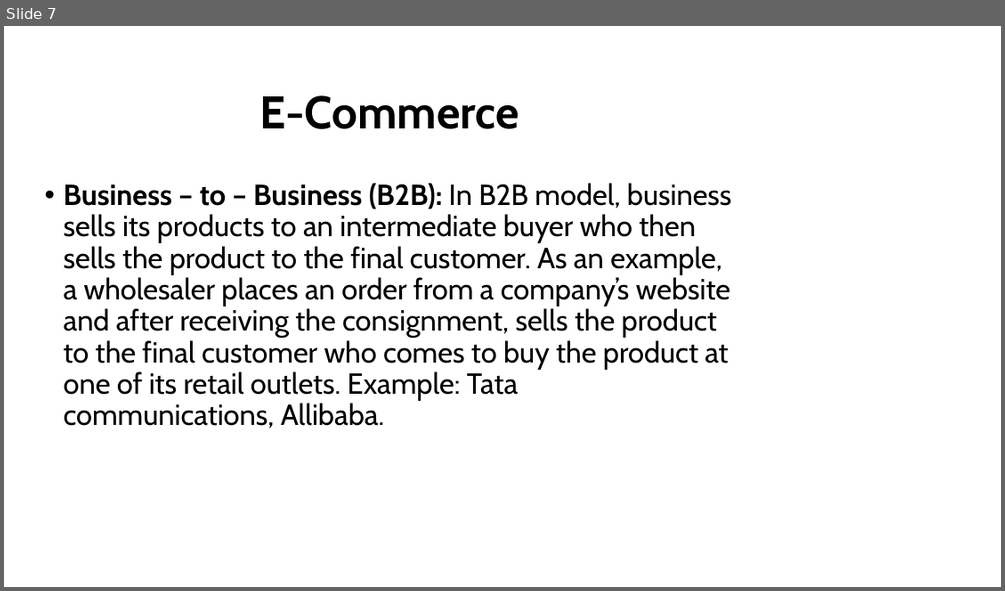
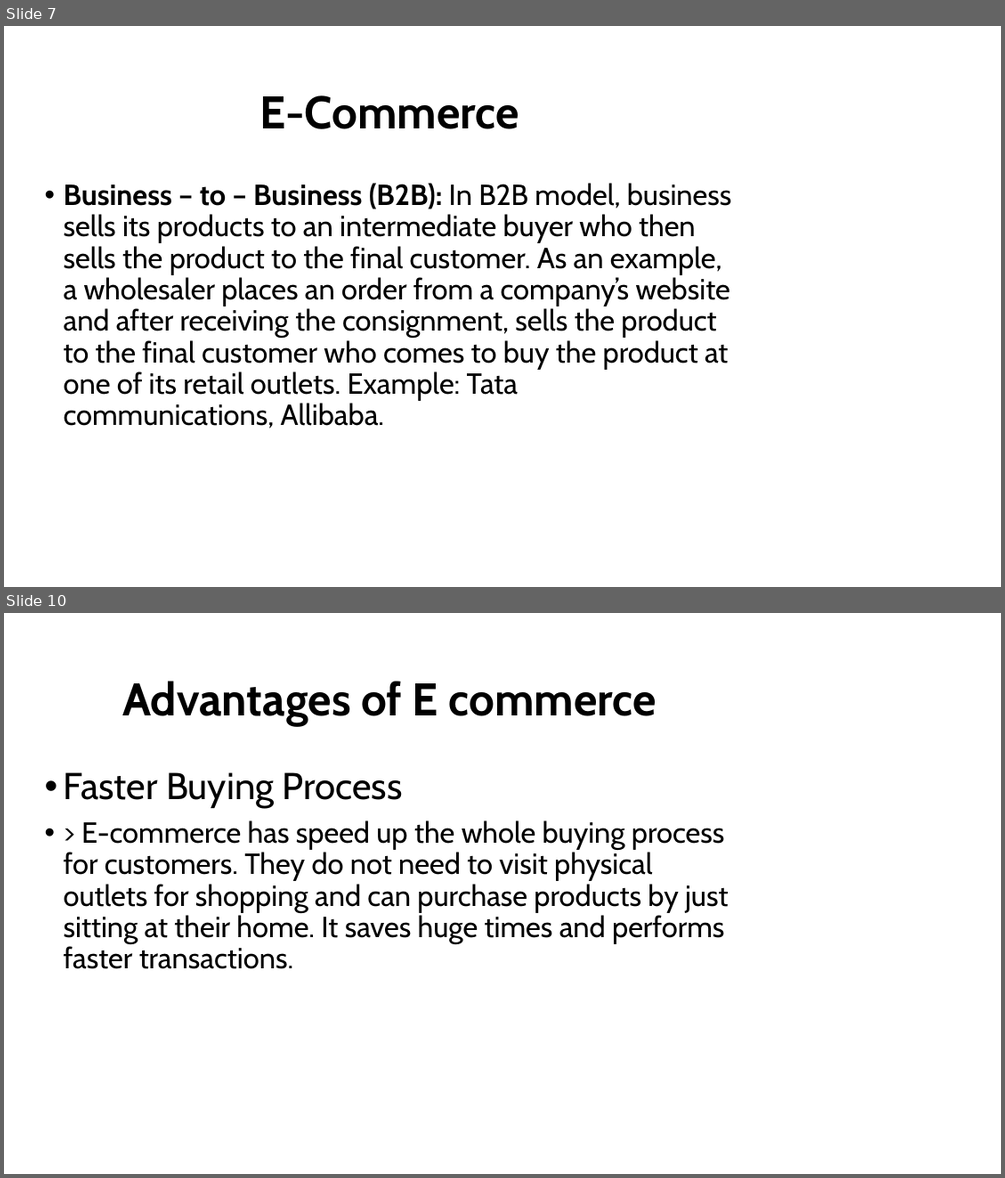
Before and after one commit to nischalpandey/PUBLIC_ASSETS, a slide deck: E-Commerce.pptx. Shown one above the other, each under a label of ours: slide 7 before the commit, slides 7 and 10 after it; the slides between them are not shown. The pictures are 1005x591 and 1005x1178 pixels, drawn with LibreOffice and Linux fonts; fonts in the diff are those of the drawing; background and template pictures are left out. Boxes give left, top, right and bottom in pixels: in the first picture for what was removed or moved away, otherwise in the second. Text is boxed around its words. In the diff, an @@ line names an element or a change of style, - is before the commit and + after.

```diff
--- a/E-Commerce.pptx
+++ b/E-Commerce.pptx
@@ slide 10 added at [4, 613, 1001, 1174], background picture (left out) @@
@@ title added at [122, 681, 656, 725], 44 pt, text #000000, bold @@
+Advantages of E commerce
@@ text added at [64, 772, 728, 969], 28 pt, text #000000 @@
+• Faster Buying Process
+• > E-commerce has speed up the whole buying process for customers. They do not need to visit physical outlets for shopping and can purchase products by just sitting at their home. It saves huge times and performs faster transactions.
```
Also in this commit, not shown: 3 slides changed, 8 other slides added.
